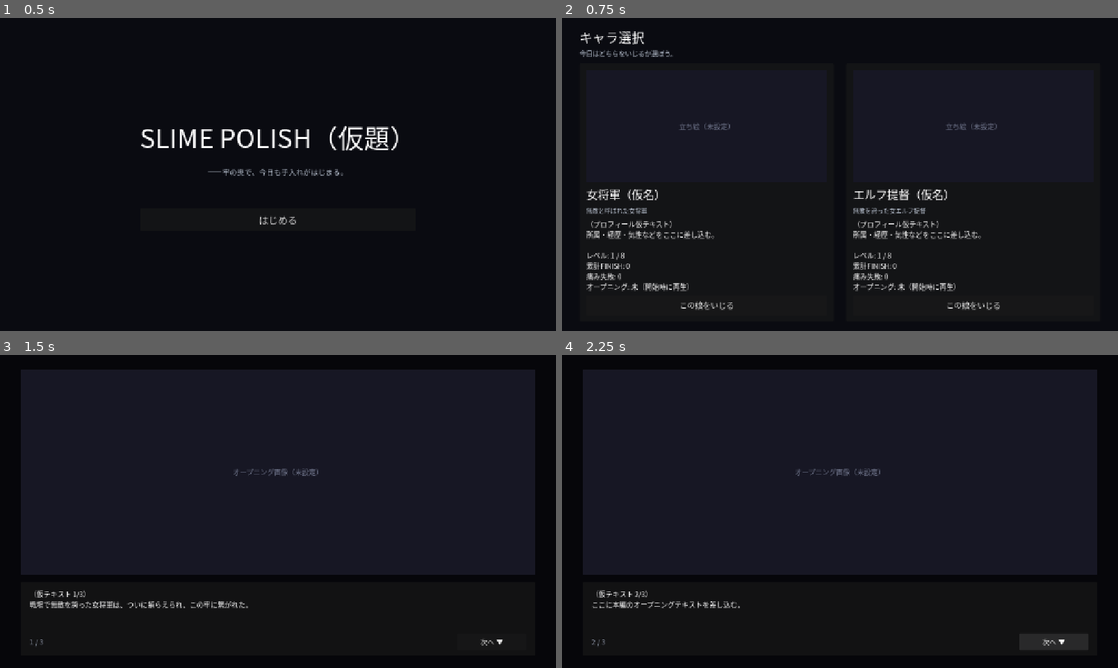
Above: before the commit, frames 1-4 (two rows, left to right).
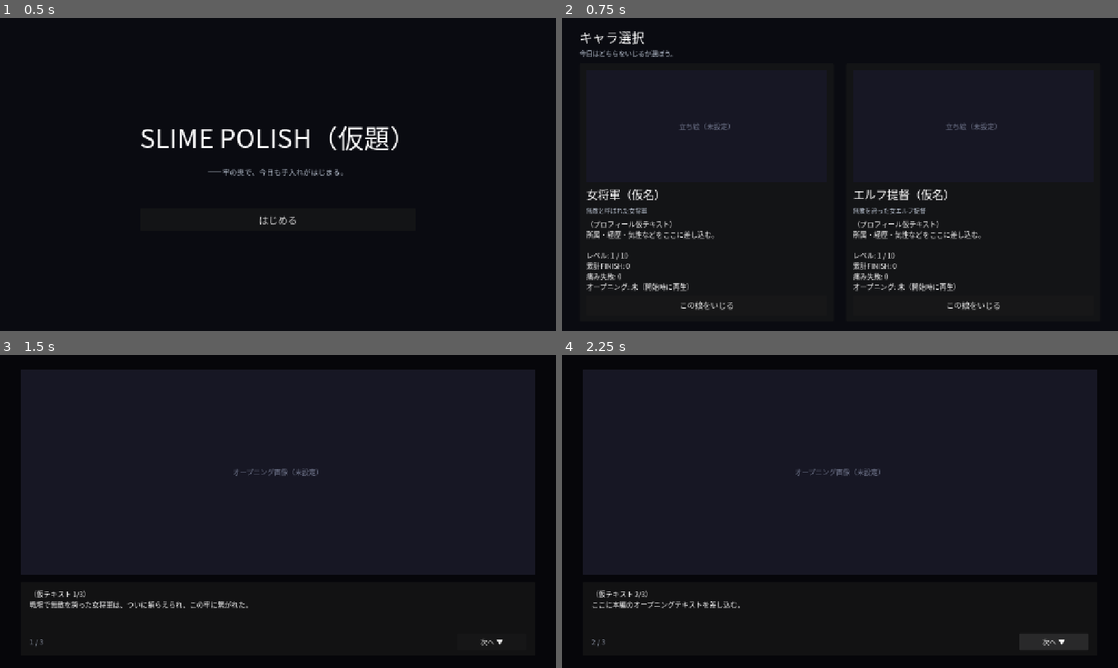
Above: after the commit, the same moments.

Repository: ankored33/slime
Game: Godot game, scene res://scenes/main.tscn
Same seed, same stepped clock (60 frames per second), same inputs: the game is played once before the commit and once after it.
Inputs:
- Up to frame 1 (0.5 s): no input
- Up to frame 2 (0.75 s): click "はじめる" at 0.5 s
- Up to frame 3 (1.5 s): click "この娘をいじる" at 1.25 s
- Up to frame 4 (2.25 s): click "次へ ▼" at 2 s

Frame 1 is identical in both runs. In frame 2, less than 0.1% of the frame differs, in the area x 10-60%, y 74-77%; in frame 3, less than 0.1%; in frame 4, less than 0.1%.

Commit message:
Rework level curves: slow early climax, rapid chains at high level
FINISH threshold now falls with level (170 at Lv1 down to 90 at
Lv10), sensitivity starts dull at 0.6x and reaches ~2x, pain resist
extends to 0.55x, and post-FINISH retention climbs to 63% so max
level chains climaxes. Level cap raised to 10 with widening FINISH
requirements (54 total) for a longer progression arc.

Co-Authored-By: Claude Fable 5 <noreply@anthropic.com>

Diff:
--- a/godot/scripts/game_rules.gd
+++ b/godot/scripts/game_rules.gd
@@ -4,23 +4,37 @@
 ## Pure gameplay formulas shared by main.gd and game_screen.gd.
 ## Keep this file free of Node/scene dependencies so it stays unit-testable.
 
-const MAX_LEVEL := 8
-const LEVEL_STEP := 3
+const MAX_LEVEL := 10
 const FAIL_PENALTY_RATIO := 0.5
 const PAIN_LIMIT := 100.0
 
+## Cumulative FINISH totals required to reach each level (index = level - 1).
+## Gaps widen by one each level (2, 3, 4, ...) so progression stretches out:
+## early levels come quickly, the road to Lv10 takes 54 FINISH in total.
+const LEVEL_THRESHOLDS: Array[int] = [0, 2, 5, 9, 14, 20, 27, 35, 44, 54]
+
 static func level_for_finish_total(finish_total: int, saved_level: int = 1) -> int:
-	var derived := 1 + maxi(0, finish_total) / LEVEL_STEP
+	var derived := 1
+	for index in range(LEVEL_THRESHOLDS.size()):
+		if finish_total >= LEVEL_THRESHOLDS[index]:
+			derived = index + 1
 	return mini(MAX_LEVEL, maxi(1, maxi(saved_level, derived)))
 
+## Combined polish needed for a FINISH. Starts near the 200-point ceiling
+## (both targets almost maxed) and falls as sensitivity grows with level.
+static func finish_threshold(level: int) -> float:
+	return maxf(90.0, 170.0 - float(maxi(0, level - 1)) * 9.0)
+
+## Sensitivity: polish gain multiplier. Dull at Lv1, roughly 2x by Lv10.
 static func polish_bonus(level: int) -> float:
-	return 1.0 + float(maxi(0, level - 1)) * 0.08
+	return 0.6 + float(maxi(0, level - 1)) * 0.15
 
 static func pain_resist(level: int) -> float:
-	return maxf(0.45, 1.0 - float(maxi(0, level - 1)) * 0.04)
+	return maxf(0.5, 1.0 - float(maxi(0, level - 1)) * 0.05)
 
+## Polish kept after a FINISH; high levels chain climaxes back to back.
 static func retention_ratio(level: int) -> float:
-	return minf(0.6, float(maxi(0, level - 1)) * 0.08)
+	return minf(0.65, float(maxi(0, level - 1)) * 0.07)
 
 static func banked_finish(day_finish_count: int, failed_by_pain: bool) -> int:
 	if failed_by_pain:
--- a/godot/scripts/game_screen.gd
+++ b/godot/scripts/game_screen.gd
@@ -3,8 +3,10 @@
 signal day_finished(result: Dictionary)
 
 @export var follow_speed := 16.0
-@export var finish_threshold := 160.0
 @export var finish_fx_duration := 5.0
+
+# Level-driven; refreshed in setup_species.
+var finish_threshold := GameRules.finish_threshold(1)
 
 # 右パネル上部のブラシ置き場。開始・リセット時にブラシをここへ戻す。
 const BRUSH_RACK_SLOTS := {
@@ -156,7 +158,9 @@
 	_apply_slime_layout(_right_slime, right_config)
 	_left_slime.apply_species(_species, "L", left_config)
 	_right_slime.apply_species(_species, "R", right_config)
-	_meta_label.text = "LV %d" % int(_species.get("level", 1))
+	var level := int(_species.get("level", 1))
+	finish_threshold = GameRules.finish_threshold(level)
+	_meta_label.text = "LV %d" % level
 	_day_label.text = "1日目"
 	reset_day()
 
--- a/godot/scripts/main.gd
+++ b/godot/scripts/main.gd
@@ -261,7 +261,8 @@
 		+ "累計FINISH: %d\n"
 		+ "痛み失敗: %d\n\n"
 		+ "成長で伸びるもの:\n"
-		+ "- 快感の上がりやすさ\n"
+		+ "- 感度（快感の上がりやすさ）\n"
+		+ "- FINISHに必要な快感量が減る\n"
 		+ "- 痛みへの耐性\n"
 		+ "- FINISH後に残る快感量"
 	) % [
--- a/godot/tests/run_tests.gd
+++ b/godot/tests/run_tests.gd
@@ -10,6 +10,7 @@
 
 func _init() -> void:
 	_test_level_for_finish_total()
+	_test_finish_threshold()
 	_test_polish_bonus()
 	_test_pain_resist()
 	_test_retention_ratio()
@@ -34,29 +35,42 @@
 
 func _test_level_for_finish_total() -> void:
 	_check_eq(GameRules.level_for_finish_total(0), 1, "level: 0 finish -> Lv1")
-	_check_eq(GameRules.level_for_finish_total(2), 1, "level: 2 finish -> Lv1")
-	_check_eq(GameRules.level_for_finish_total(3), 2, "level: 3 finish -> Lv2")
-	_check_eq(GameRules.level_for_finish_total(20), 7, "level: 20 finish -> Lv7")
+	_check_eq(GameRules.level_for_finish_total(1), 1, "level: 1 finish -> Lv1")
+	_check_eq(GameRules.level_for_finish_total(2), 2, "level: 2 finish -> Lv2")
+	_check_eq(GameRules.level_for_finish_total(4), 2, "level: 4 finish -> Lv2")
+	_check_eq(GameRules.level_for_finish_total(5), 3, "level: 5 finish -> Lv3")
+	_check_eq(GameRules.level_for_finish_total(20), 6, "level: 20 finish -> Lv6")
+	_check_eq(GameRules.level_for_finish_total(53), 9, "level: 53 finish -> Lv9")
+	_check_eq(GameRules.level_for_finish_total(54), 10, "level: 54 finish -> Lv10")
 	_check_eq(GameRules.level_for_finish_total(999), GameRules.MAX_LEVEL, "level: capped at MAX_LEVEL")
 	_check_eq(GameRules.level_for_finish_total(-5), 1, "level: negative finish clamps to Lv1")
 	_check_eq(GameRules.level_for_finish_total(0, 5), 5, "level: saved level wins when higher")
 	_check_eq(GameRules.level_for_finish_total(0, 99), GameRules.MAX_LEVEL, "level: saved level capped")
 	_check_eq(GameRules.level_for_finish_total(0, -3), 1, "level: bad saved level clamps to Lv1")
 
+func _test_finish_threshold() -> void:
+	_check_near(GameRules.finish_threshold(1), 170.0, "threshold: Lv1 is near the ceiling")
+	_check_near(GameRules.finish_threshold(5), 134.0, "threshold: Lv5")
+	_check_near(GameRules.finish_threshold(10), 90.0, "threshold: Lv10 floors at 90")
+	_check_near(GameRules.finish_threshold(100), 90.0, "threshold: floored at 90")
+
 func _test_polish_bonus() -> void:
-	_check_near(GameRules.polish_bonus(1), 1.0, "polish_bonus: Lv1 baseline")
-	_check_near(GameRules.polish_bonus(5), 1.32, "polish_bonus: Lv5")
-	_check_near(GameRules.polish_bonus(0), 1.0, "polish_bonus: Lv0 clamps to baseline")
+	_check_near(GameRules.polish_bonus(1), 0.6, "polish_bonus: Lv1 is dull")
+	_check_near(GameRules.polish_bonus(5), 1.2, "polish_bonus: Lv5")
+	_check_near(GameRules.polish_bonus(10), 1.95, "polish_bonus: Lv10 roughly 2x")
+	_check_near(GameRules.polish_bonus(0), 0.6, "polish_bonus: Lv0 clamps to baseline")
 
 func _test_pain_resist() -> void:
 	_check_near(GameRules.pain_resist(1), 1.0, "pain_resist: Lv1 baseline")
-	_check_near(GameRules.pain_resist(5), 0.84, "pain_resist: Lv5")
-	_check_near(GameRules.pain_resist(100), 0.45, "pain_resist: floored at 0.45")
+	_check_near(GameRules.pain_resist(5), 0.8, "pain_resist: Lv5")
+	_check_near(GameRules.pain_resist(10), 0.55, "pain_resist: Lv10")
+	_check_near(GameRules.pain_resist(100), 0.5, "pain_resist: floored at 0.5")
 
 func _test_retention_ratio() -> void:
 	_check_near(GameRules.retention_ratio(1), 0.0, "retention: Lv1 keeps nothing")
-	_check_near(GameRules.retention_ratio(4), 0.24, "retention: Lv4")
-	_check_near(GameRules.retention_ratio(100), 0.6, "retention: capped at 0.6")
+	_check_near(GameRules.retention_ratio(4), 0.21, "retention: Lv4")
+	_check_near(GameRules.retention_ratio(10), 0.63, "retention: Lv10")
+	_check_near(GameRules.retention_ratio(100), 0.65, "retention: capped at 0.65")
 
 func _test_banked_finish() -> void:
 	_check_eq(GameRules.banked_finish(7, false), 7, "banked: voluntary end keeps all")
